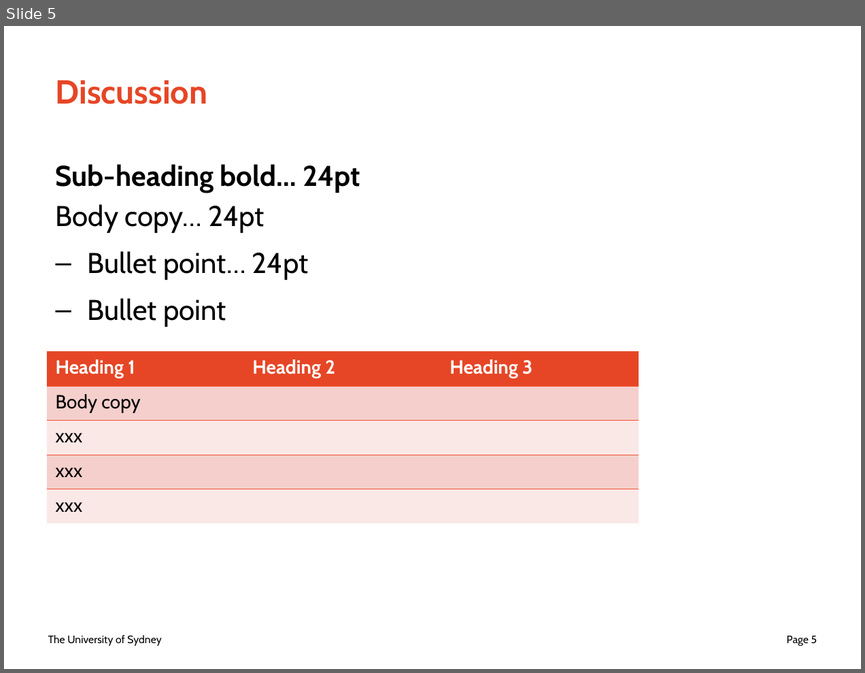
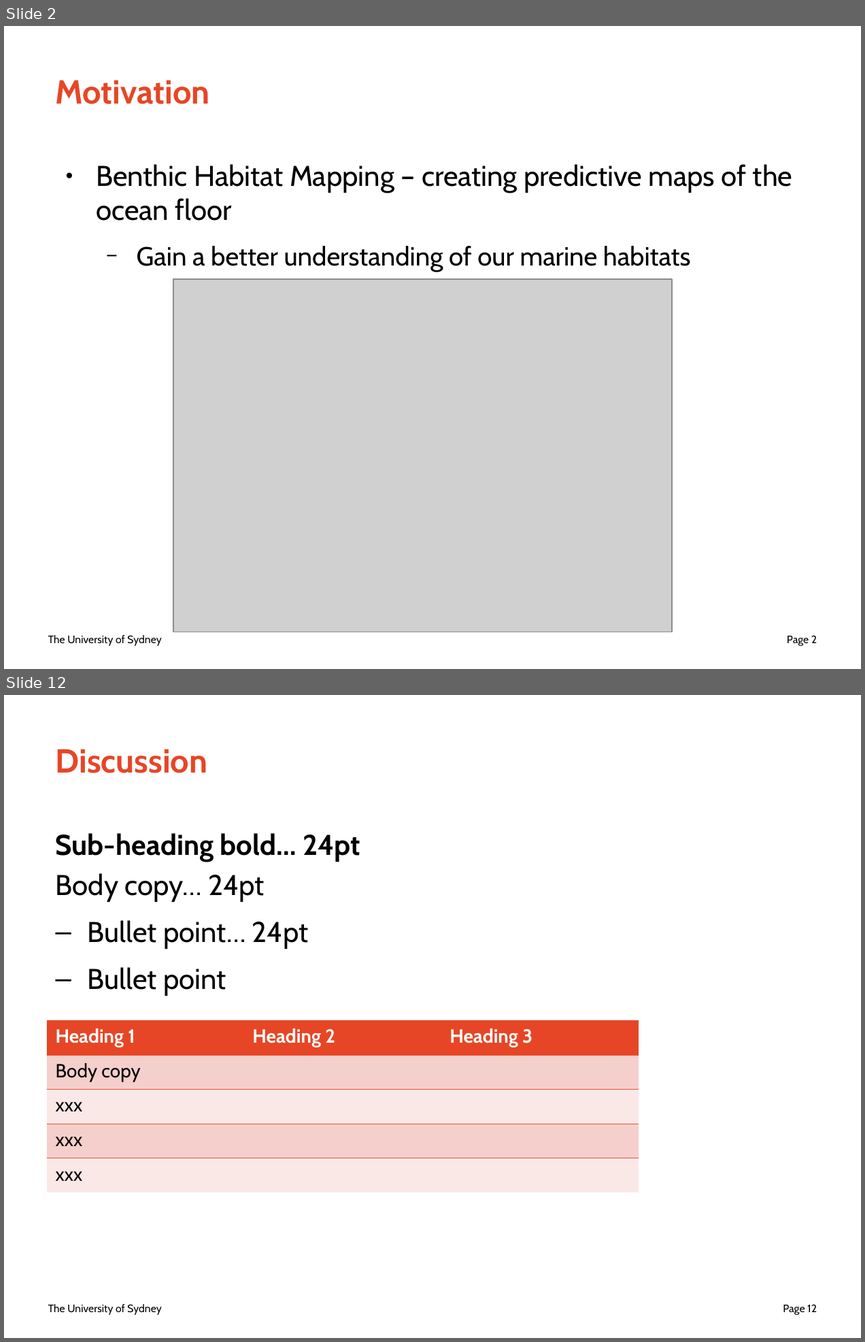
Before and after one commit to juicetin/honours, a slide deck: prez/honours_prez.odp. Shown one above the other, each under a label of ours: slide 5 before the commit, slides 2 and 12 after it; the slides between them are not shown. The pictures are 865x673 and 865x1342 pixels, drawn with LibreOffice and Linux fonts; fonts in the diff are those of the drawing; grey boxes stand for pictures. Boxes give left, top, right and bottom in pixels: in the first picture for what was removed or moved away, otherwise in the second. Text is boxed around its words. In the diff, an @@ line names an element or a change of style, - is before the commit and + after.

```diff
--- a/prez/honours_prez.odp
+++ b/prez/honours_prez.odp
@@ slide 2 added at [4, 26, 861, 669], background #FFFFFF; not listed: 2 template elements that a slide beside it also shows @@
@@ title added at [56, 80, 210, 104], 28 pt, text #E64626, bold @@
+Motivation
@@ text added at [96, 164, 792, 272], 24 pt, text #000000 @@
+● Benthic Habitat Mapping – creating predictive maps of the ocean floor
+  − Gain a better understanding of our marine habitats
@@ picture added at [173, 279, 672, 632] @@
@@ what was slide 5 is now slide 12 @@
@@ page number at [783, 1304, 817, 1314]: text changed @@
-Page 5
+Page 12
```
Also in this commit, not shown: 2 slides changed, 8 other slides added, 2 slides removed.
